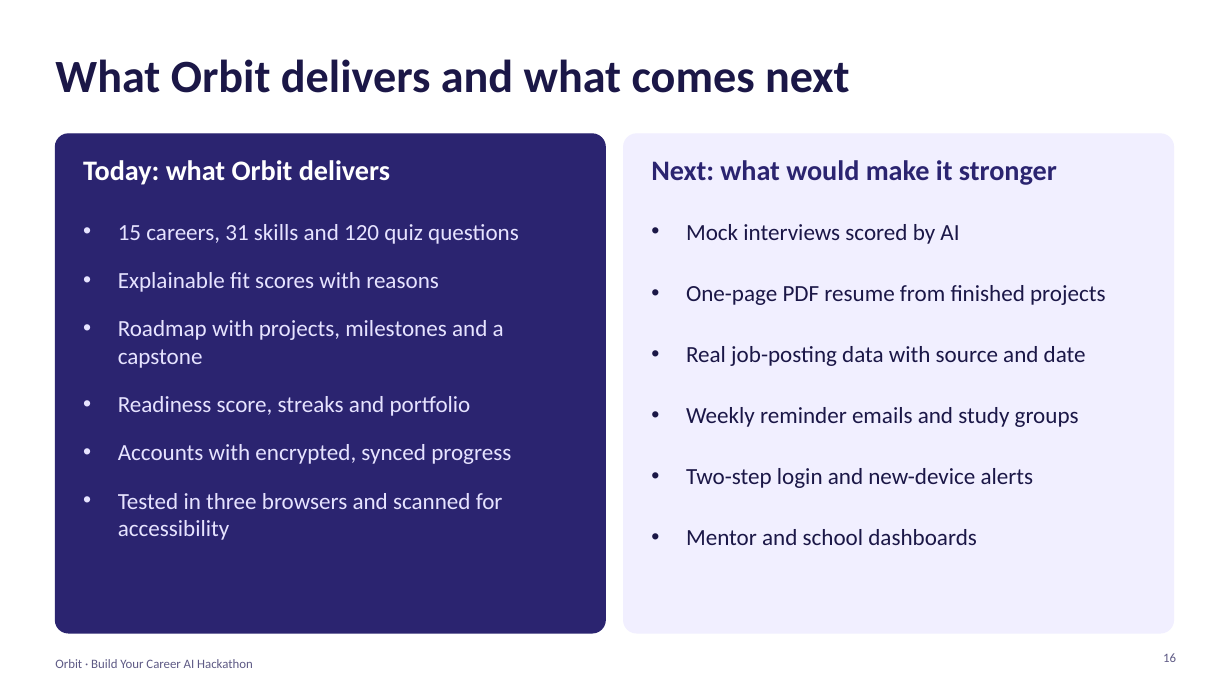
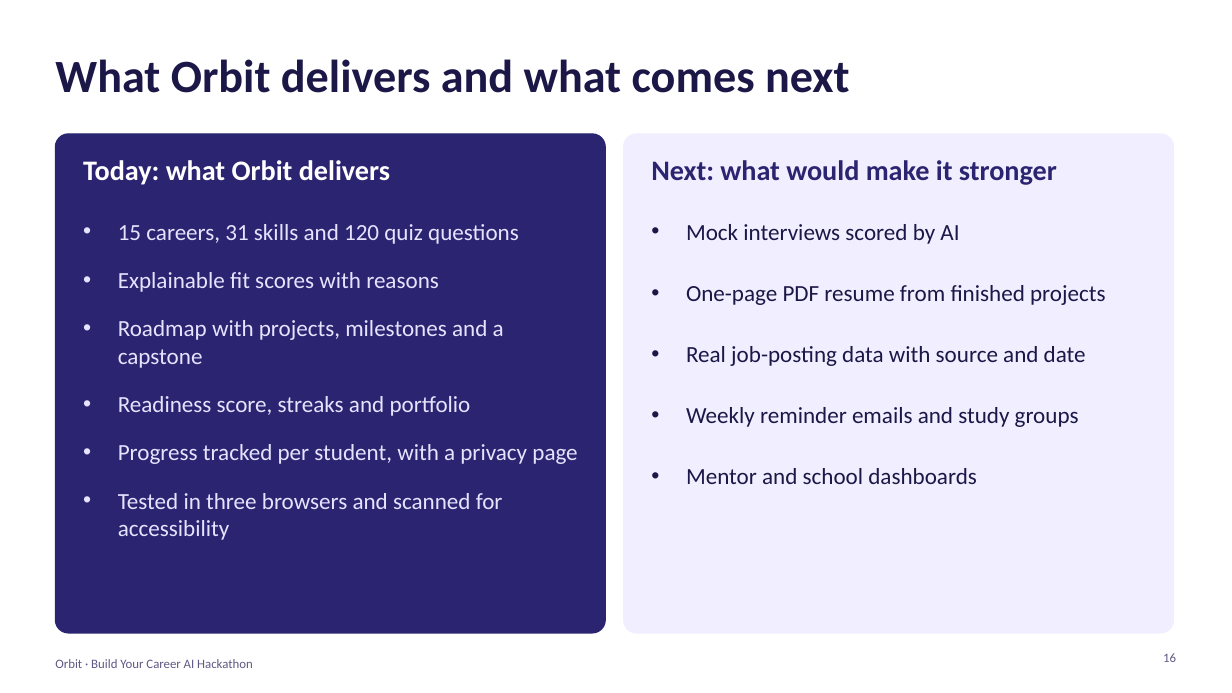
Before and after one commit to 111Reihan/AI-Powered-Career-Development-Hackathon, a slide deck: slide 16 of docs/Orbit-pitch-deck-v2.pptx. Drawn at 1232x693 pixels with LibreOffice and Linux fonts; fonts in the diff are those of the drawing. Boxes give left, top, right and bottom in pixels: in the first picture for what was removed or moved away, otherwise in the second. Text is boxed around its words. In the diff, an @@ line names an element or a change of style, - is before the commit and + after.

```diff
--- a/docs/Orbit-pitch-deck-v2.pptx
+++ b/docs/Orbit-pitch-deck-v2.pptx
@@ text at (118,444,577,464): text changed @@
-• Accounts with encrypted, synced progress
+• Progress tracked per student, with a privacy page
@@ text at (686,468,1034,488): paragraph removed @@
-• Two-step login and new-device alerts
```
Also in this commit, not shown: 6 other slides changed, 1 slide added, 1 slide removed, 21 other files.
